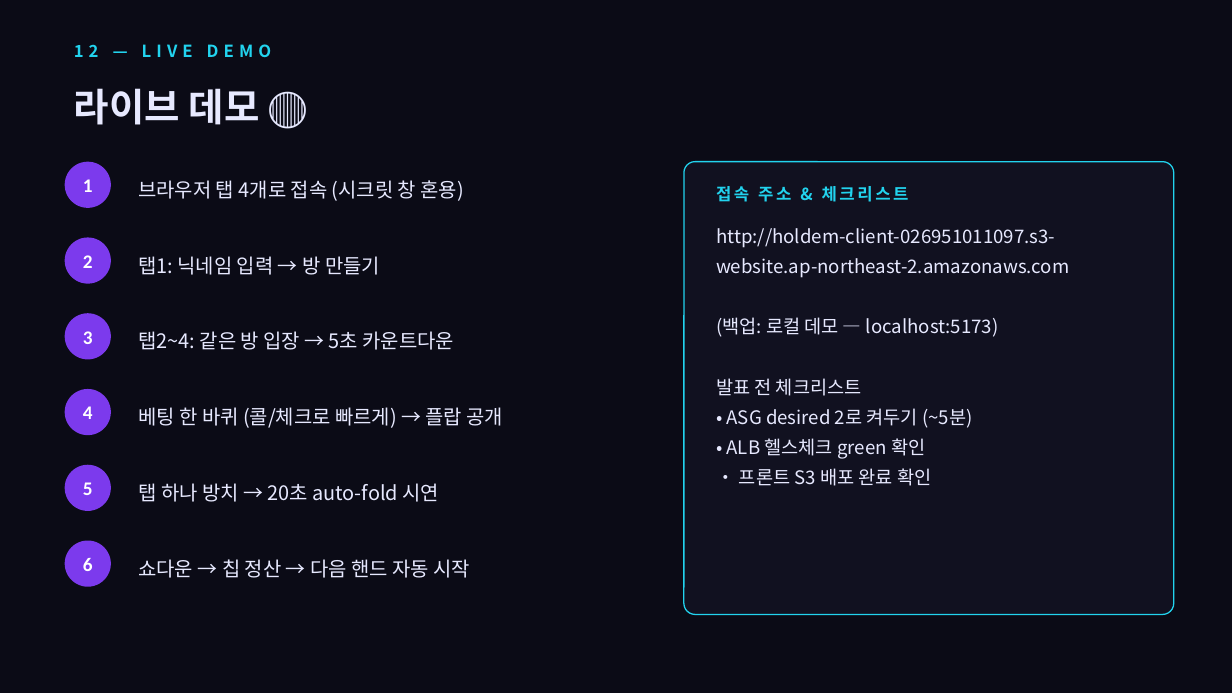
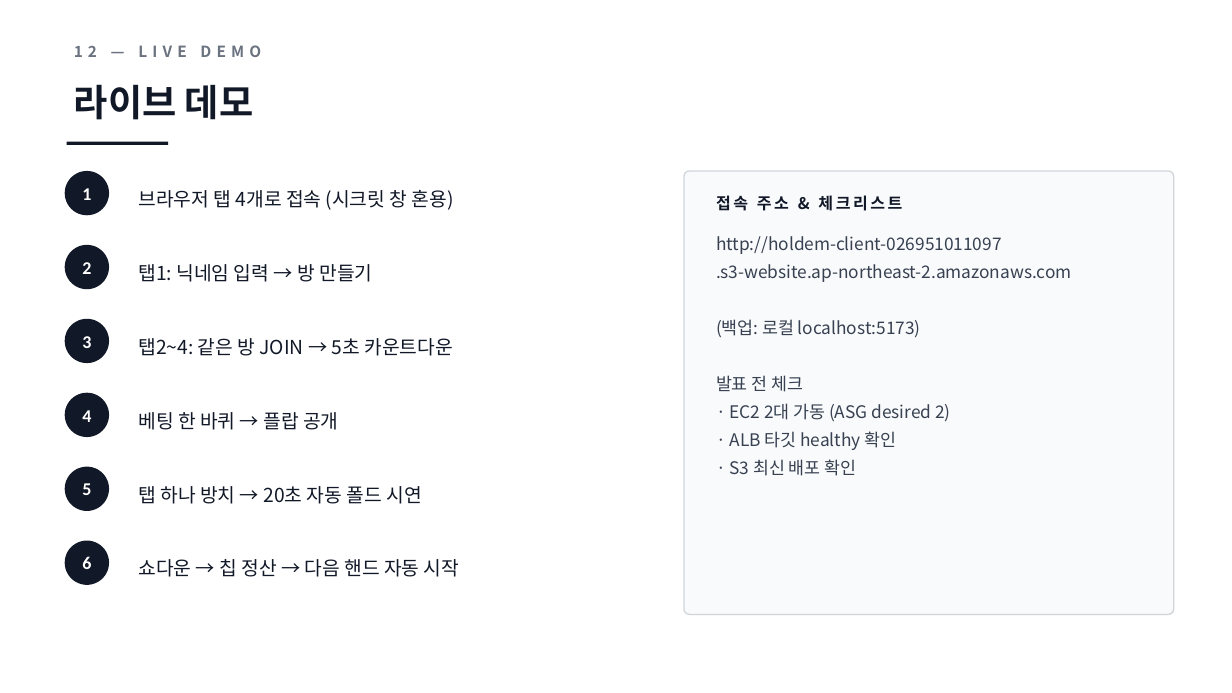
Before and after one commit to dak-ori/cloud_holdem, a slide deck: slide 16 of docs/presentation/cloud-holdem-발표.pptx (slide 14 before the commit). Drawn at 1232x693 pixels with LibreOffice and Linux fonts; fonts in the diff are those of the drawing. Boxes give left, top, right and bottom in pixels: in the first picture for what was removed or moved away, otherwise in the second. Text is boxed around its words. In the diff, an @@ line names an element or a change of style, - is before the commit and + after.

```diff
--- a/docs/presentation/cloud-holdem-발표.pptx
+++ b/docs/presentation/cloud-holdem-발표.pptx
@@ background #0B0B16 to #FFFFFF @@
@@ text "12 — LIVE DEMO" at box(74, 45, 261, 57): size 13 to 12 pt, text colour #22D3EE to #6B7280 @@
@@ text at box(74, 84, 253, 120): text changed; size 30 to 29 pt; text colour #E7E9FF to #111827 @@
-라이브 데모 🔴
+라이브 데모
@@ line added from (67, 143) to (168, 143), #111827 2.5 pt @@
@@ size 15 to 14 pt in 6 elements at box(82, 556, 91, 569), box(82, 483, 91, 495), box(82, 410, 91, 422), box(82, 336, 91, 348), box(82, 262, 91, 274), box(82, 188, 91, 200) @@
@@ 3 texts, 1 ellipse: place and size @@
-3 texts, 1 ellipse at box(65, 162, 909, 208)
+3 texts, 1 ellipse at box(65, 171, 902, 215)
@@ fill #7C3AED to #111827 in 6 elements at box(65, 541, 109, 585), box(65, 467, 109, 511), box(65, 393, 109, 437), box(65, 319, 109, 363), box(65, 245, 109, 289), box(65, 171, 109, 215) @@
@@ size 15.5 to 15 pt, text colour #E7E9FF to #111827 in 3 elements at box(138, 559, 459, 577), box(138, 264, 372, 282), box(138, 190, 454, 210) @@
@@ rounded rectangle: place and size @@
-rounded rectangle at box(684, 162, 1174, 615)
+rounded rectangle at box(684, 171, 1174, 615)
@@ rounded rectangle at box(684, 171, 1174, 615): fill #111120 to #F9FAFB; outline #22D3EE 1 pt to #D1D5DB 1 pt; proportions changed @@
@@ text "접속 주소 & 체크리스트" at box(716, 195, 902, 211): size 13 to 12.5 pt, text colour #22D3EE to #111827 @@
@@ text at box(716, 236, 1071, 476): text changed; size 14.5 to 13.5 pt; text colour #E7E9FF to #374151 @@
-http://holdem-client-026951011097.s3-website.ap-northeast-2.amazonaws.com
-(백업: 로컬 데모 — localhost:5173)
-발표 전 체크리스트
-• ASG desired 2로 켜두기 (~5분)
-• ALB 헬스체크 green 확인
-• 프론트 S3 배포 완료 확인
+http://holdem-client-026951011097
+.s3-website.ap-northeast-2.amazonaws.com
+(백업: 로컬 localhost:5173)
+발표 전 체크
+· EC2 2대 가동 (ASG desired 2)
+· ALB 타깃 healthy 확인
+· S3 최신 배포 확인
@@ 3 ellipses, 2 texts: place and size @@
-3 ellipses, 2 texts at box(65, 238, 380, 435)
+3 ellipses, 2 texts at box(65, 245, 372, 437)
@@ text at box(138, 338, 453, 356): text changed; size 15.5 to 15 pt; text colour #E7E9FF to #111827 @@
-탭2~4: 같은 방 입장 → 5초 카운트다운
+탭2~4: 같은 방 JOIN → 5초 카운트다운
@@ text at box(138, 412, 338, 430): text changed; size 15.5 to 15 pt; text colour #E7E9FF to #111827 @@
-베팅 한 바퀴 (콜/체크로 빠르게) → 플랍 공개
+베팅 한 바퀴 → 플랍 공개
@@ text at box(138, 486, 421, 504): text changed; size 15.5 to 15 pt; text colour #E7E9FF to #111827 @@
-탭 하나 방치 → 20초 auto-fold 시연
+탭 하나 방치 → 20초 자동 폴드 시연
```
Also in this commit, not shown: 5 other slides changed, 11 slides added, 9 slides removed, 6 other files.
